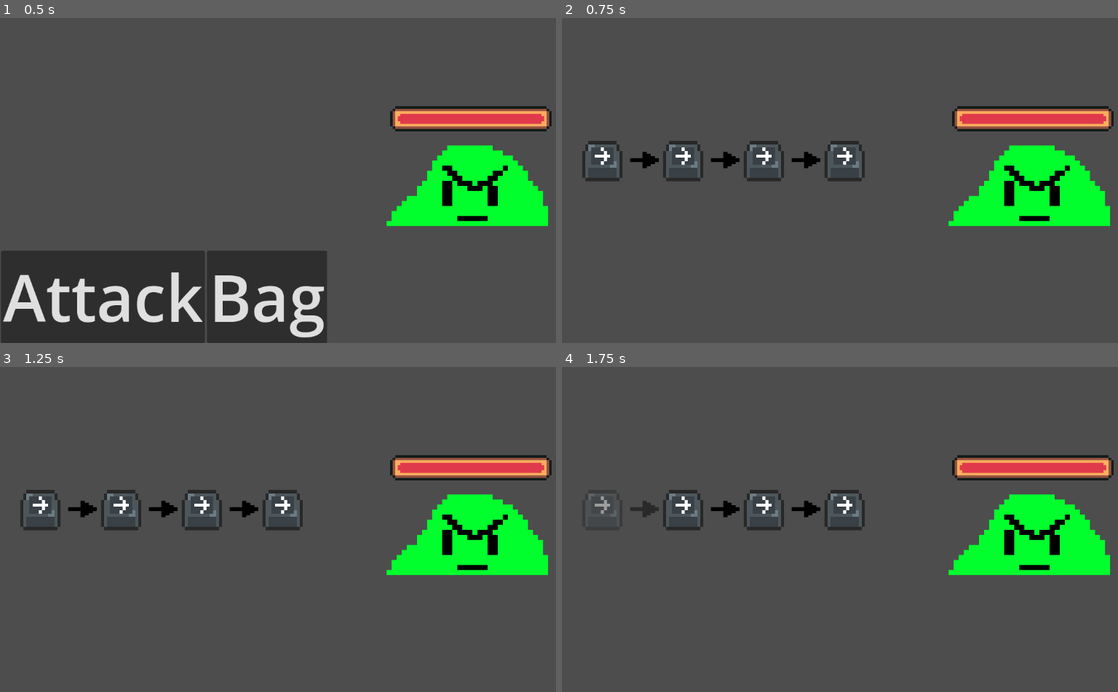
Above: before the commit, frames 1-4 (two rows, left to right).
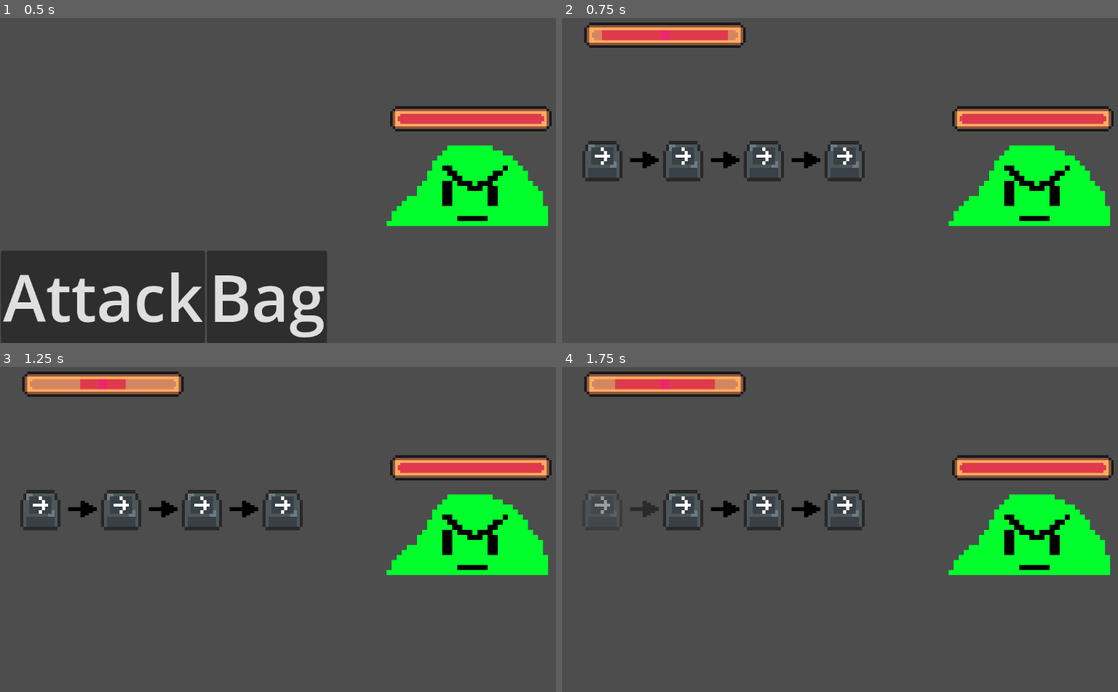
Above: after the commit, the same moments.

Repository: tryggvi04/INPUT-ATTACK
Game: Godot game, scene res://main.tscn
Two runs of this game, one before a commit and one after it. Both use one fixed random seed, a clock stepped at 60 frames per second and the inputs below.
Inputs:
- Up to frame 1 (0.5 s): no input
- Up to frame 2 (0.75 s): click "Attack" at 0.5 s
- Up to frame 3 (1.25 s): no input
- Up to frame 4 (1.75 s): tap Down (KEY_DOWN) at 1.35 s

Frame 1 is identical in both runs. In frame 2, 2.2% of the frame differs, in the area x 3-34%, y 1-10%; in frame 3, 2.2%; in frame 4, 2.2%.

Commit message:
added perfectly timed

Diff:
--- a/Scripts/attack_controller.gd
+++ b/Scripts/attack_controller.gd
@@ -7,6 +7,7 @@
 @onready var success_sound = preload("res://Assets/Sounds/jingle_chime_04_positive.wav")  # Preload the audio file as an AudioStream
 
 var base_damage = 10
+var perfect_time_damage = 25
 
 var sound_controller
 
@@ -18,6 +19,9 @@
 var slashSpeaker
 
 var keys_UI
+
+var base_perfect_time = 1
+var perfect_time = 1
 
 var texture_regions = {
 	"KEY_UP": Rect2i(1.0, 2, 13, 12),       # Region for QTE_1
@@ -37,12 +41,18 @@
 
 
 func _process(delta: float) -> void:
+	print(perfect_time)
 	if attacking:
 		handle_attack_input()
+		perfect_time -= delta
+
+		if (perfect_time < -0.05):
+			get_tree().get_first_node_in_group("perfect_time_UI").visible = false
 
 
 
 func attack():
+	get_tree().get_first_node_in_group("perfect_time_UI").visible = true
 	get_tree().get_first_node_in_group("turnOptions").visible = false
 	keys_UI = get_tree().get_first_node_in_group("KeysUI")
 	attacking = true
@@ -85,13 +95,17 @@
 	# Check if any action in the input list is pressed
 	for action in input_list:
 		if Input.is_action_just_pressed(action):
+
 			# If the correct action is pressed, advance the QTE sequence
 			if action == randomized_inputs[current_position]:
-				get_tree().get_first_node_in_group("enemy").take_damage(base_damage)
+				if (abs(perfect_time) <= 0.05):
+					get_tree().get_first_node_in_group("enemy").take_damage(perfect_time_damage)
+					sound_controller.stream = load("res://Assets/Sounds/collect_coin_03.wav")
+					sound_controller.play()
+				else:
+					get_tree().get_first_node_in_group("enemy").take_damage(base_damage)
 
 				slashSpeaker.play()
-				sound_controller.stream = load("res://Assets/Sounds/collect_coin_03.wav")
-				sound_controller.play()
 				keys_UI.get_child(current_position).modulate = "ffffff73"
 				current_position += 1
 				# If the sequence is complete, end the attack successfully
@@ -114,10 +128,13 @@
 				end_attack(true)
 			else:
 				print("Next QTE: ", randomized_inputs[current_position])  # Print the next QTE input
-			return  # Exit after handling the input
+				get_tree().get_first_node_in_group("perfect_time_UI").visible = true
+
+			perfect_time = base_perfect_time
 
 
 func end_attack(success: bool):
+	get_tree().get_first_node_in_group("perfect_time_UI").visible = false
 	disable_keys()
 	attacking = false
 	attacking_signal.emit()
--- a/main.tscn
+++ b/main.tscn
@@ -1,10 +1,11 @@
-[gd_scene load_steps=14 format=3 uid="uid://bln4kl546nsaa"]
+[gd_scene load_steps=16 format=3 uid="uid://bln4kl546nsaa"]
 
 [ext_resource type="Script" uid="uid://btrctuv6g1h5q" path="res://Scripts/attack_controller.gd" id="1_ig7tw"]
 [ext_resource type="Texture2D" uid="uid://j6mlpxf53a2i" path="res://Assets/1976606-200.png" id="2_0xm2m"]
 [ext_resource type="Texture2D" uid="uid://b6f7sjtaww0si" path="res://Assets/Keyboard Letters and Symbols.png" id="2_h2yge"]
 [ext_resource type="AudioStream" uid="uid://ctvdykdkrxhbe" path="res://Assets/Sounds/knife_unsheathe_03.wav" id="4_1bvp3"]
 [ext_resource type="Script" uid="uid://d2yrs5e1q8odx" path="res://enemy.gd" id="5_5vw27"]
+[ext_resource type="Script" uid="uid://dyewv7rp5sqh7" path="res://perfect_time.gd" id="6_4c57u"]
 [ext_resource type="Texture2D" uid="uid://b2fagua1whryd" path="res://Assets/slime.png" id="6_kek77"]
 [ext_resource type="Texture2D" uid="uid://iv8o62hi56xx" path="res://Assets/healthbarUnder.png" id="7_4c57u"]
 [ext_resource type="Texture2D" uid="uid://nbay6vvb3qts" path="res://Assets/healthbarProgress.png" id="8_efxa6"]
@@ -27,9 +28,12 @@
 atlas = ExtResource("2_h2yge")
 region = Rect2(49, 2, 13, 12)
 
+[sub_resource type="CanvasTexture" id="CanvasTexture_4c57u"]
+specular_color = Color(0, 0, 0, 1)
+
 [node name="Node2D" type="Node2D"]
 
-[node name="AttackController" type="Node2D" parent="."]
+[node name="AttackController" type="Node2D" parent="." groups=["attackController"]]
 script = ExtResource("1_ig7tw")
 
 [node name="CanvasLayer" type="CanvasLayer" parent="."]
@@ -143,6 +147,35 @@
 theme_override_font_sizes/font_size = 128
 text = "Bag"
 
+[node name="perfect_time_UI" type="Control" parent="CanvasLayer" groups=["perfect_time_UI"]]
+visible = false
+layout_mode = 3
+anchors_preset = 0
+offset_right = 40.0
+offset_bottom = 40.0
+
+[node name="PerfectTime" type="TextureProgressBar" parent="CanvasLayer/perfect_time_UI"]
+texture_filter = 1
+offset_left = 44.0
+offset_top = 12.0
+offset_right = 108.0
+offset_bottom = 52.0
+scale = Vector2(5, 5)
+value = 5.0
+fill_mode = 6
+texture_under = ExtResource("7_4c57u")
+texture_progress = ExtResource("8_efxa6")
+script = ExtResource("6_4c57u")
+
+[node name="TextureRect" type="TextureRect" parent="CanvasLayer/perfect_time_UI"]
+modulate = Color(1, 0.027451, 0.662745, 0.392157)
+offset_left = 196.0
+offset_top = 27.0
+offset_right = 236.0
+offset_bottom = 67.0
+scale = Vector2(0.404, 0.5)
+texture = SubResource("CanvasTexture_4c57u")
+
 [node name="AudioStreamPlayer" type="AudioStreamPlayer" parent="." groups=["sound_player"]]
 volume_db = -22.486
 
--- /dev/null
+++ b/perfect_time.gd
@@ -0,0 +1,9 @@
+extends TextureProgressBar
+
+var controller
+
+func _ready() -> void:
+	controller = get_tree().get_first_node_in_group("attackController")
+
+func _process(delta: float) -> void:
+	value = controller.perfect_time * 100 / controller.base_perfect_time
Not shown, added: perfect_time.gd.uid
